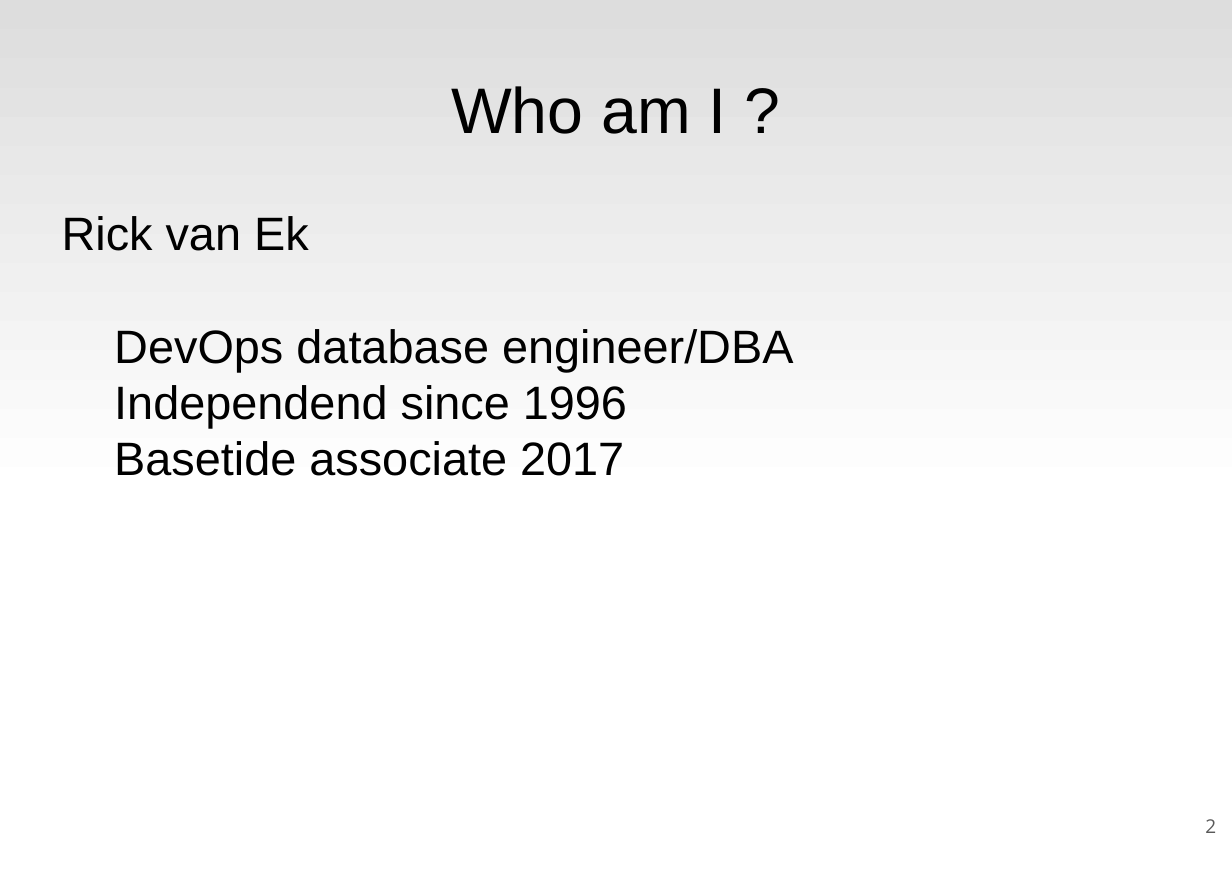
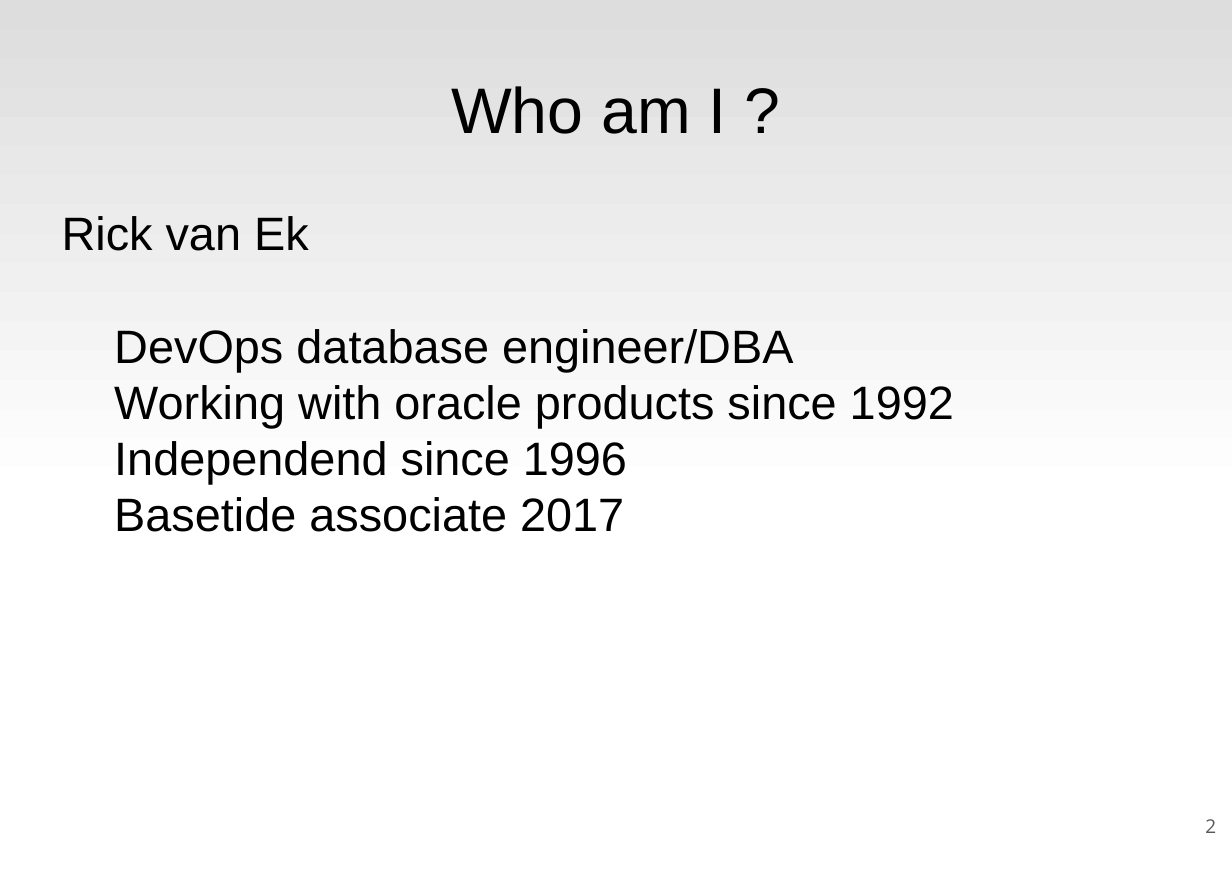
Before and after one commit to rickvek/Workshop-GIT, a slide deck: slide 2 of Git-Workshop.odp. Drawn at 1232x871 pixels with LibreOffice and Linux fonts; fonts in the diff are those of the drawing. Boxes give left, top, right and bottom in pixels: in the first picture for what was removed or moved away, otherwise in the second. Text is boxed around its words. In the diff, an @@ line names an element or a change of style, - is before the commit and + after.

```diff
--- a/Git-Workshop.odp
+++ b/Git-Workshop.odp
@@ text at <box>114,385,954,428</box>: paragraph added @@
+Working with oracle products since 1992
```
Also in this commit, not shown: 6 other slides changed, 1 slide added.
